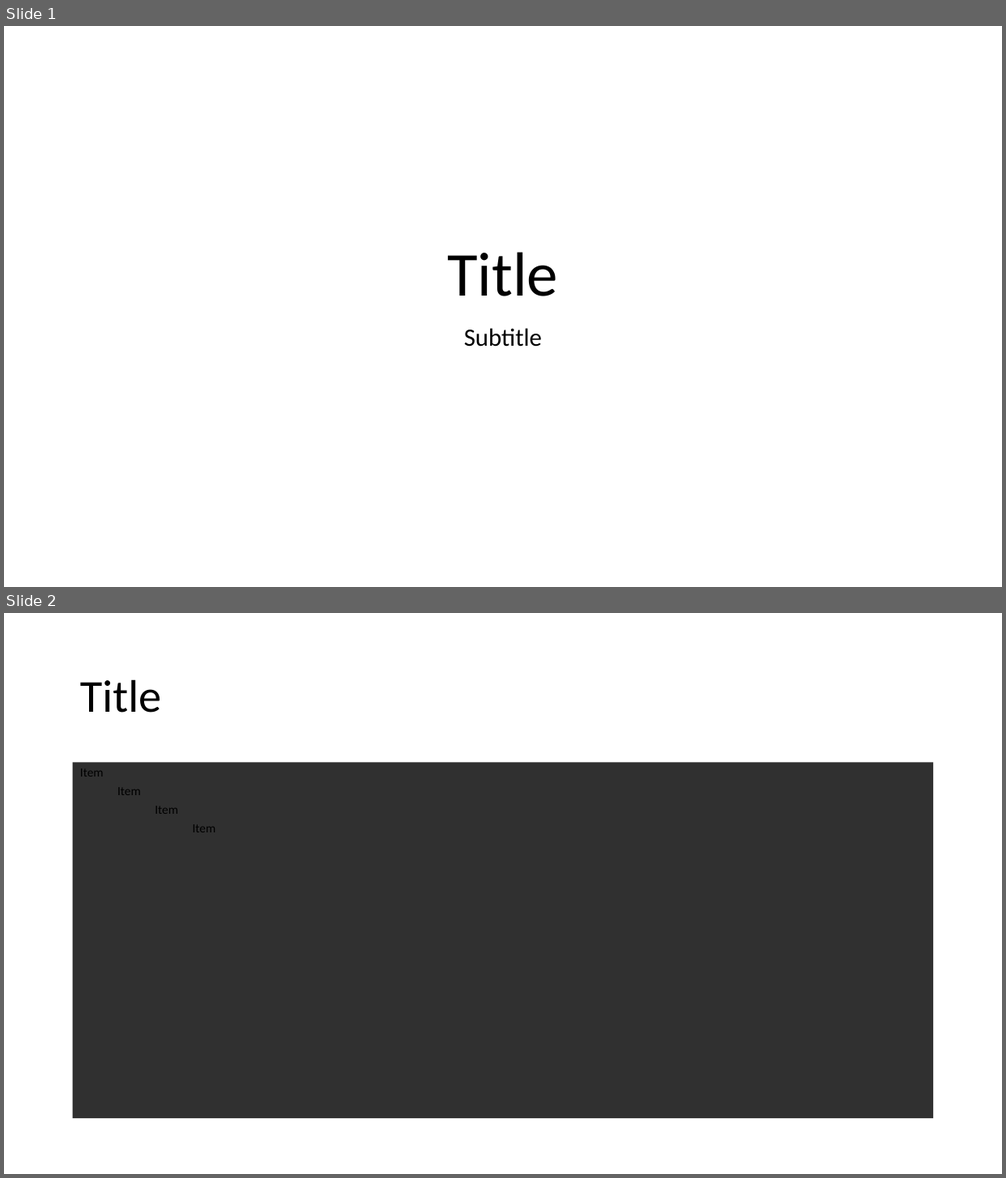
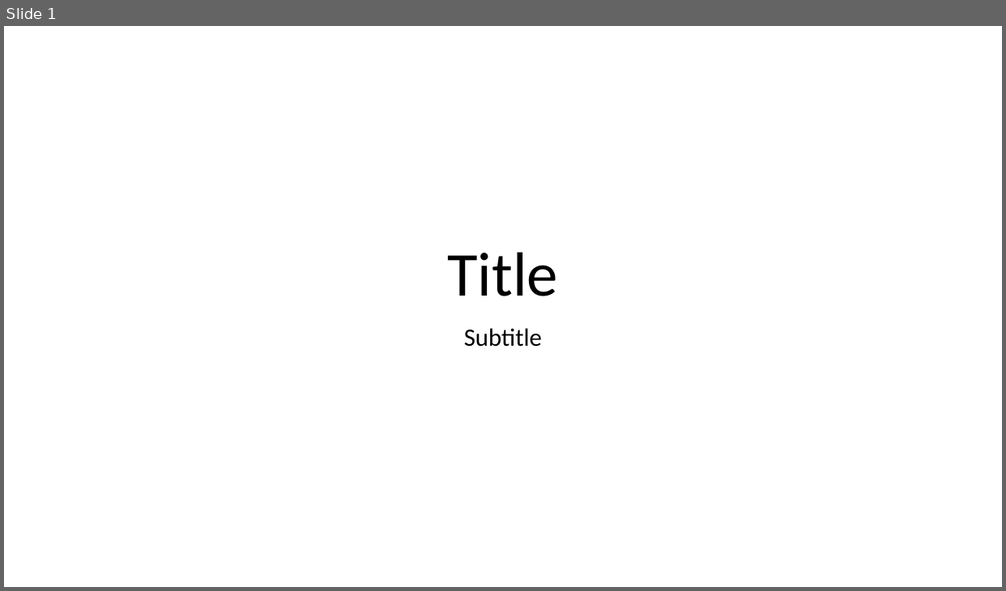
Before and after one commit to paulstothard/fast-pptx, a slide deck: scripts/includes/theme_code_blocks.pptx. Shown one above the other, each under a label of ours: slides 1 and 2 before the commit, slide 1 after it. The pictures are 1006x1178 and 1006x591 pixels, drawn with LibreOffice and Linux fonts; fonts in the diff are those of the drawing. Boxes give left, top, right and bottom in pixels: in the first picture for what was removed or moved away, otherwise in the second. Text is boxed around its words. In the diff, an @@ line names an element or a change of style, - is before the commit and + after.

```diff
--- a/scripts/includes/theme_code_blocks.pptx
+++ b/scripts/includes/theme_code_blocks.pptx
@@ slide 2 removed at bbox=[4, 613, 1002, 1174], background #FFFFFF @@
@@ title removed at bbox=[80, 679, 161, 713] @@
-Title
@@ text removed at bbox=[73, 763, 934, 1119] @@
-Item
-  Item
-    Item
-      Item
```
Also in this commit, not shown: 7 other slides removed, 1 other file.
